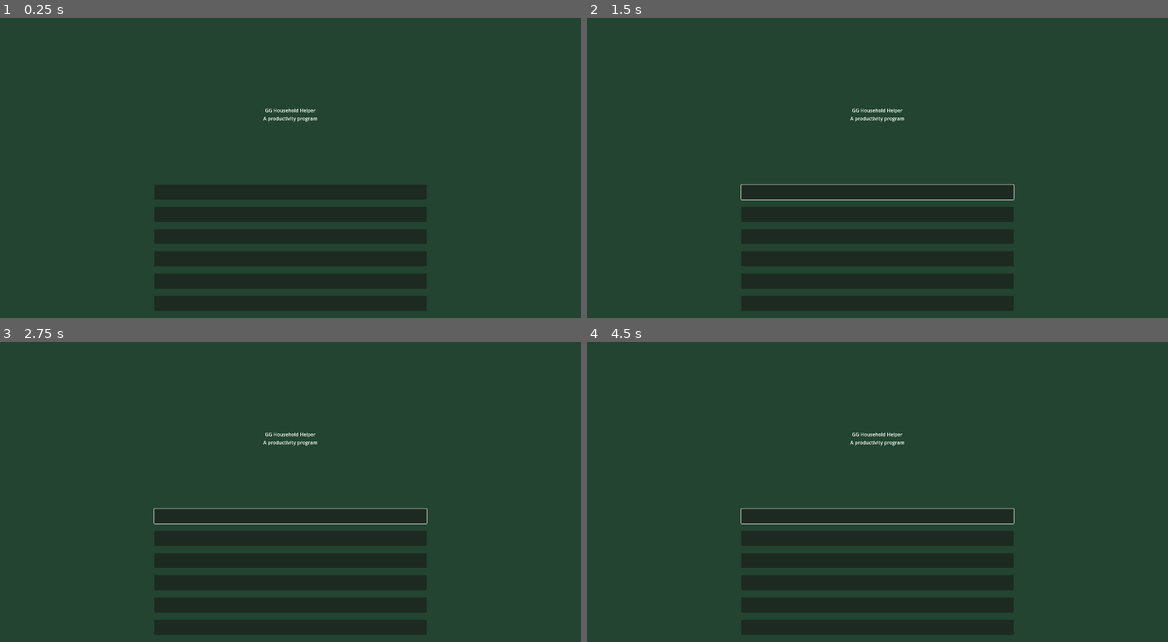
Above: before the commit, frames 1-4 (two rows, left to right).
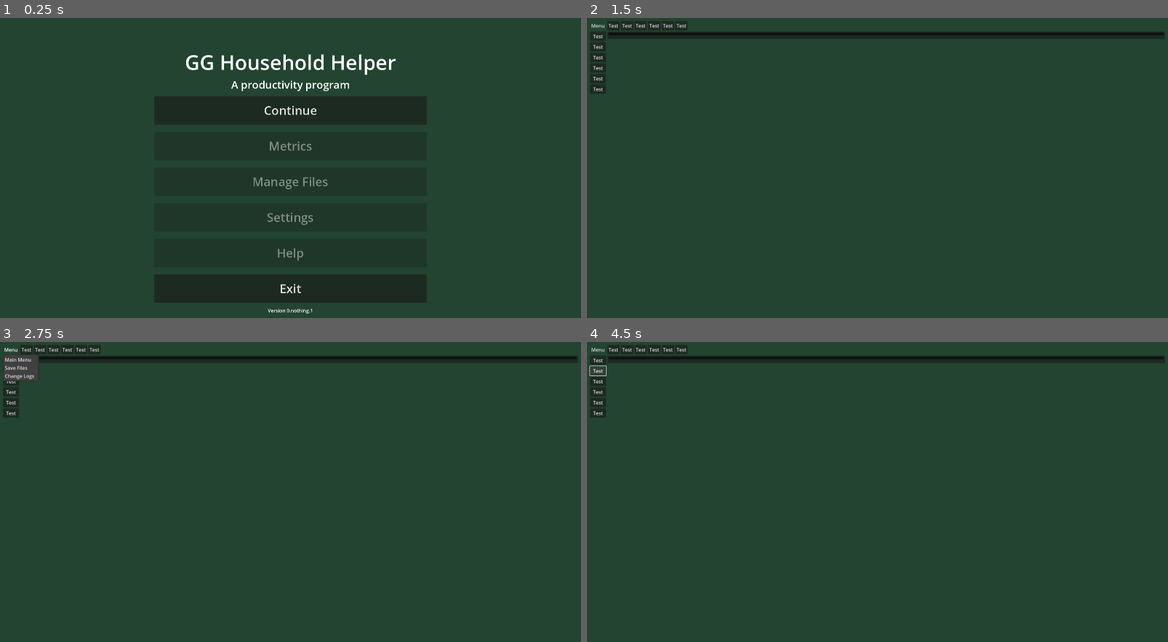
Above: after the commit, the same moments.

Repository: Phoenix-Greenleaf/GG-Household-Helper
Game: Godot game, scene res://scenes/screens/main_menu.tscn
Same seed, same stepped clock (60 frames per second), same inputs: the game is played once before the commit and once after it. Before the commit the project starts from res://main_menu.tscn.
Inputs (mouse positions are in pixels of both pictures, inside the frame that each line leads up to):
- Up to frame 1 (0.25 s): no input
- Up to frame 2 (1.5 s): click (877, 192) at 0.52 s; click (877, 111) at 1.25 s, where only the run after the commit has a clickable "Continue"
- Up to frame 3 (2.75 s): click (11, 351) at 2 s, where only the run after the commit has a clickable "Menu"
- Up to frame 4 (4.5 s): click (598, 360) at 2.75 s, where only the run after the commit has a clickable "Test"; click (877, 435) at 3.5 s, where only the run after the commit has a clickable "Continue"; click (598, 372) at 4.25 s, where only the run after the commit has a clickable "Test"

The runs differ from the first frame. In frame 1, 9.6% of the frame differs, in the area x 26-74%, y 12-99%; in frame 2, 17%; in frame 3, 17%, in the area x 0-100%, y 1-98%; in frame 4, 17%.

Commit message:
First scene switching
Got some buttons to behave, scratched some signals, and go to bed will a small victory. Next, the terror of trees.

Diff:
--- a/project.godot
+++ b/project.godot
@@ -11,7 +11,7 @@
 [application]
 
 config/name="GG Household Helper"
-run/main_scene="res://main_menu.tscn"
+run/main_scene="res://scenes/screens/main_menu.tscn"
 config/features=PackedStringArray("4.1", "Forward Plus")
 config/icon="res://icon.svg"
 
--- /dev/null
+++ b/scenes/screens/editor.tscn
@@ -0,0 +1,111 @@
+[gd_scene load_steps=2 format=3 uid="uid://dcunatisg8ibr"]
+
+[ext_resource type="Script" path="res://scripts/screens/editor.gd" id="1_4kg36"]
+
+[node name="Editor" type="Control"]
+layout_mode = 3
+anchors_preset = 15
+anchor_right = 1.0
+anchor_bottom = 1.0
+grow_horizontal = 2
+grow_vertical = 2
+size_flags_horizontal = 3
+size_flags_vertical = 3
+script = ExtResource("1_4kg36")
+
+[node name="Background ColorRect" type="ColorRect" parent="."]
+layout_mode = 0
+offset_right = 1920.0
+offset_bottom = 1080.0
+color = Color(0.133333, 0.266667, 0.188235, 1)
+
+[node name="Main Margin" type="MarginContainer" parent="."]
+layout_mode = 1
+anchors_preset = 15
+anchor_right = 1.0
+anchor_bottom = 1.0
+grow_horizontal = 2
+grow_vertical = 2
+theme_override_constants/margin_left = 10
+theme_override_constants/margin_top = 10
+theme_override_constants/margin_right = 10
+theme_override_constants/margin_bottom = 10
+
+[node name="Main HBox" type="HBoxContainer" parent="Main Margin"]
+layout_mode = 2
+
+[node name="Side Menu VBox" type="VBoxContainer" parent="Main Margin/Main HBox"]
+layout_mode = 2
+size_flags_horizontal = 0
+
+[node name="Menu Button" type="MenuButton" parent="Main Margin/Main HBox/Side Menu VBox"]
+layout_mode = 2
+text = "Menu"
+item_count = 3
+popup/item_0/text = "Main Menu"
+popup/item_0/id = 0
+popup/item_1/text = "Save Files"
+popup/item_1/id = 1
+popup/item_2/text = "Change Logs"
+popup/item_2/id = 2
+
+[node name="Button" type="Button" parent="Main Margin/Main HBox/Side Menu VBox"]
+layout_mode = 2
+text = "Test"
+
+[node name="Button2" type="Button" parent="Main Margin/Main HBox/Side Menu VBox"]
+layout_mode = 2
+text = "Test"
+
+[node name="Button3" type="Button" parent="Main Margin/Main HBox/Side Menu VBox"]
+layout_mode = 2
+text = "Test"
+
+[node name="Button4" type="Button" parent="Main Margin/Main HBox/Side Menu VBox"]
+layout_mode = 2
+text = "Test"
+
+[node name="Button5" type="Button" parent="Main Margin/Main HBox/Side Menu VBox"]
+layout_mode = 2
+text = "Test"
+
+[node name="Button6" type="Button" parent="Main Margin/Main HBox/Side Menu VBox"]
+layout_mode = 2
+text = "Test"
+
+[node name="NonSide VBox" type="VBoxContainer" parent="Main Margin/Main HBox"]
+layout_mode = 2
+size_flags_horizontal = 3
+
+[node name="Top Menu HBox" type="HBoxContainer" parent="Main Margin/Main HBox/NonSide VBox"]
+layout_mode = 2
+size_flags_horizontal = 3
+size_flags_vertical = 0
+
+[node name="Button" type="Button" parent="Main Margin/Main HBox/NonSide VBox/Top Menu HBox"]
+layout_mode = 2
+text = "Test"
+
+[node name="Button2" type="Button" parent="Main Margin/Main HBox/NonSide VBox/Top Menu HBox"]
+layout_mode = 2
+text = "Test"
+
+[node name="Button3" type="Button" parent="Main Margin/Main HBox/NonSide VBox/Top Menu HBox"]
+layout_mode = 2
+text = "Test"
+
+[node name="Button4" type="Button" parent="Main Margin/Main HBox/NonSide VBox/Top Menu HBox"]
+layout_mode = 2
+text = "Test"
+
+[node name="Button5" type="Button" parent="Main Margin/Main HBox/NonSide VBox/Top Menu HBox"]
+layout_mode = 2
+text = "Test"
+
+[node name="Button6" type="Button" parent="Main Margin/Main HBox/NonSide VBox/Top Menu HBox"]
+layout_mode = 2
+text = "Test"
+
+[node name="Tree" type="Tree" parent="Main Margin/Main HBox/NonSide VBox"]
+layout_mode = 2
+column_titles_visible = true
--- a/main_menu.tscn
+++ b/scenes/screens/main_menu.tscn
@@ -1,15 +1,16 @@
-[gd_scene format=3 uid="uid://be574yx4gi08t"]
+[gd_scene load_steps=2 format=3 uid="uid://be574yx4gi08t"]
+
+[ext_resource type="Script" path="res://scripts/screens/main_menu.gd" id="1_rl0tp"]
 
 [node name="Main Menu" type="Control"]
 layout_mode = 3
-anchor_right = 0.702083
-anchor_bottom = 0.617593
-offset_right = 572.0
-offset_bottom = 413.0
+anchors_preset = 15
+anchor_right = 1.0
+anchor_bottom = 1.0
 grow_horizontal = 2
 grow_vertical = 2
-size_flags_horizontal = 3
 size_flags_vertical = 3
+script = ExtResource("1_rl0tp")
 metadata/_edit_use_anchors_ = true
 
 [node name="Background ColorRect" type="ColorRect" parent="."]
@@ -35,19 +36,18 @@
 
 [node name="Title VBox" type="VBoxContainer" parent="Main Margin/Main VBox"]
 layout_mode = 2
-size_flags_vertical = 3
 alignment = 1
 
 [node name="Main Label" type="Label" parent="Main Margin/Main VBox/Title VBox"]
 layout_mode = 2
-size_flags_vertical = 3
+theme_override_font_sizes/font_size = 67
 text = "GG Household Helper"
 horizontal_alignment = 1
 vertical_alignment = 2
 
 [node name="Secondary Label" type="Label" parent="Main Margin/Main VBox/Title VBox"]
 layout_mode = 2
-size_flags_vertical = 3
+theme_override_font_sizes/font_size = 35
 text = "A productivity program"
 horizontal_alignment = 1
 
@@ -60,7 +60,7 @@
 [node name="Menu VBox" type="VBoxContainer" parent="Main Margin/Main VBox/Menu Margin"]
 layout_mode = 2
 
-[node name="Button Margin" type="MarginContainer" parent="Main Margin/Main VBox/Menu Margin/Menu VBox"]
+[node name="Continue Margin" type="MarginContainer" parent="Main Margin/Main VBox/Menu Margin/Menu VBox"]
 layout_mode = 2
 size_flags_vertical = 3
 theme_override_constants/margin_left = 10
@@ -68,10 +68,12 @@
 theme_override_constants/margin_right = 10
 theme_override_constants/margin_bottom = 10
 
-[node name="Button" type="Button" parent="Main Margin/Main VBox/Menu Margin/Menu VBox/Button Margin"]
+[node name="New Continue Button" type="Button" parent="Main Margin/Main VBox/Menu Margin/Menu VBox/Continue Margin"]
 layout_mode = 2
+theme_override_font_sizes/font_size = 40
+text = "Continue"
 
-[node name="Button Margin2" type="MarginContainer" parent="Main Margin/Main VBox/Menu Margin/Menu VBox"]
+[node name="Metrics Margin" type="MarginContainer" parent="Main Margin/Main VBox/Menu Margin/Menu VBox"]
 layout_mode = 2
 size_flags_vertical = 3
 theme_override_constants/margin_left = 10
@@ -79,10 +81,13 @@
 theme_override_constants/margin_right = 10
 theme_override_constants/margin_bottom = 10
 
-[node name="Button" type="Button" parent="Main Margin/Main VBox/Menu Margin/Menu VBox/Button Margin2"]
+[node name="Metrics Button" type="Button" parent="Main Margin/Main VBox/Menu Margin/Menu VBox/Metrics Margin"]
 layout_mode = 2
+theme_override_font_sizes/font_size = 40
+disabled = true
+text = "Metrics"
 
-[node name="Button Margin3" type="MarginContainer" parent="Main Margin/Main VBox/Menu Margin/Menu VBox"]
+[node name="Manage Margin" type="MarginContainer" parent="Main Margin/Main VBox/Menu Margin/Menu VBox"]
 layout_mode = 2
 size_flags_vertical = 3
 theme_override_constants/margin_left = 10
@@ -90,10 +95,13 @@
 theme_override_constants/margin_right = 10
 theme_override_constants/margin_bottom = 10
 
-[node name="Button" type="Button" parent="Main Margin/Main VBox/Menu Margin/Menu VBox/Button Margin3"]
+[node name="Manage Button" type="Button" parent="Main Margin/Main VBox/Menu Margin/Menu VBox/Manage Margin"]
 layout_mode = 2
+theme_override_font_sizes/font_size = 40
+disabled = true
+text = "Manage Files"
 
-[node name="Button Margin4" type="MarginContainer" parent="Main Margin/Main VBox/Menu Margin/Menu VBox"]
+[node name="Settings Margin" type="MarginContainer" parent="Main Margin/Main VBox/Menu Margin/Menu VBox"]
 layout_mode = 2
 size_flags_vertical = 3
 theme_override_constants/margin_left = 10
@@ -101,10 +109,13 @@
 theme_override_constants/margin_right = 10
 theme_override_constants/margin_bottom = 10
 
-[node name="Button" type="Button" parent="Main Margin/Main VBox/Menu Margin/Menu VBox/Button Margin4"]
+[node name="Settings Button" type="Button" parent="Main Margin/Main VBox/Menu Margin/Menu VBox/Settings Margin"]
 layout_mode = 2
+theme_override_font_sizes/font_size = 40
+disabled = true
+text = "Settings"
 
-[node name="Button Margin5" type="MarginContainer" parent="Main Margin/Main VBox/Menu Margin/Menu VBox"]
+[node name="Help Margin" type="MarginContainer" parent="Main Margin/Main VBox/Menu Margin/Menu VBox"]
 layout_mode = 2
 size_flags_vertical = 3
 theme_override_constants/margin_left = 10
@@ -112,10 +123,13 @@
 theme_override_constants/margin_right = 10
 theme_override_constants/margin_bottom = 10
 
-[node name="Button" type="Button" parent="Main Margin/Main VBox/Menu Margin/Menu VBox/Button Margin5"]
+[node name="Help Button" type="Button" parent="Main Margin/Main VBox/Menu Margin/Menu VBox/Help Margin"]
 layout_mode = 2
+theme_override_font_sizes/font_size = 40
+disabled = true
+text = "Help"
 
-[node name="Button Margin6" type="MarginContainer" parent="Main Margin/Main VBox/Menu Margin/Menu VBox"]
+[node name="Exit Margin" type="MarginContainer" parent="Main Margin/Main VBox/Menu Margin/Menu VBox"]
 layout_mode = 2
 size_flags_vertical = 3
 theme_override_constants/margin_left = 10
@@ -123,5 +137,15 @@
 theme_override_constants/margin_right = 10
 theme_override_constants/margin_bottom = 10
 
-[node name="Button" type="Button" parent="Main Margin/Main VBox/Menu Margin/Menu VBox/Button Margin6"]
+[node name="Exit Button" type="Button" parent="Main Margin/Main VBox/Menu Margin/Menu VBox/Exit Margin"]
 layout_mode = 2
+theme_override_font_sizes/font_size = 40
+text = "Exit"
+
+[node name="Versoning" type="Label" parent="Main Margin/Main VBox/Menu Margin/Menu VBox"]
+layout_mode = 2
+text = "Version 0.nothing.1"
+horizontal_alignment = 1
+
+[connection signal="pressed" from="Main Margin/Main VBox/Menu Margin/Menu VBox/Continue Margin/New Continue Button" to="." method="_on_new_continue_button_pressed"]
+[connection signal="pressed" from="Main Margin/Main VBox/Menu Margin/Menu VBox/Exit Margin/Exit Button" to="." method="_on_exit_button_pressed"]
--- /dev/null
+++ b/scripts/screens/editor.gd
@@ -0,0 +1,17 @@
+extends Control
+
+@onready var menu_button = $"Main Margin/Main HBox/Side Menu VBox/Menu Button"
+
+func _ready() -> void:
+	var popup = menu_button.get_popup()
+	popup.connect("id_pressed", menu_button_actions)
+
+
+func menu_button_actions(id):
+	match id:
+		0:
+			get_tree().change_scene_to_file("res://scenes/screens/main_menu.tscn")
+		1:
+			print("Save File Pressed")
+		2:
+			print("Change Logs Pressed")
--- /dev/null
+++ b/scripts/screens/main_menu.gd
@@ -0,0 +1,10 @@
+extends Control
+
+
+func _on_new_continue_button_pressed() -> void:
+	print("New / Continue Pressed")
+	get_tree().change_scene_to_file("res://scenes/screens/editor.tscn")
+
+
+func _on_exit_button_pressed() -> void:
+	get_tree().quit()
